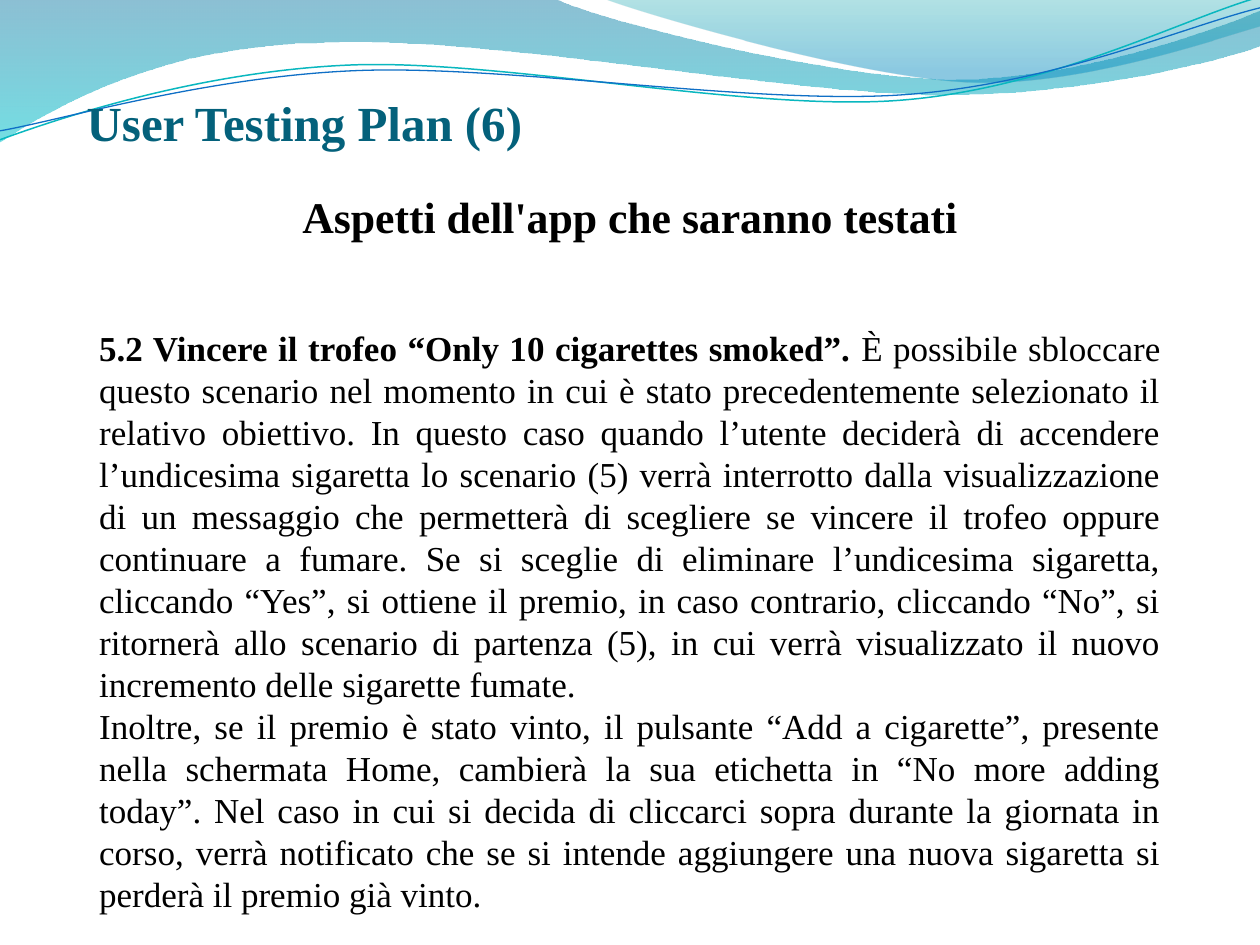
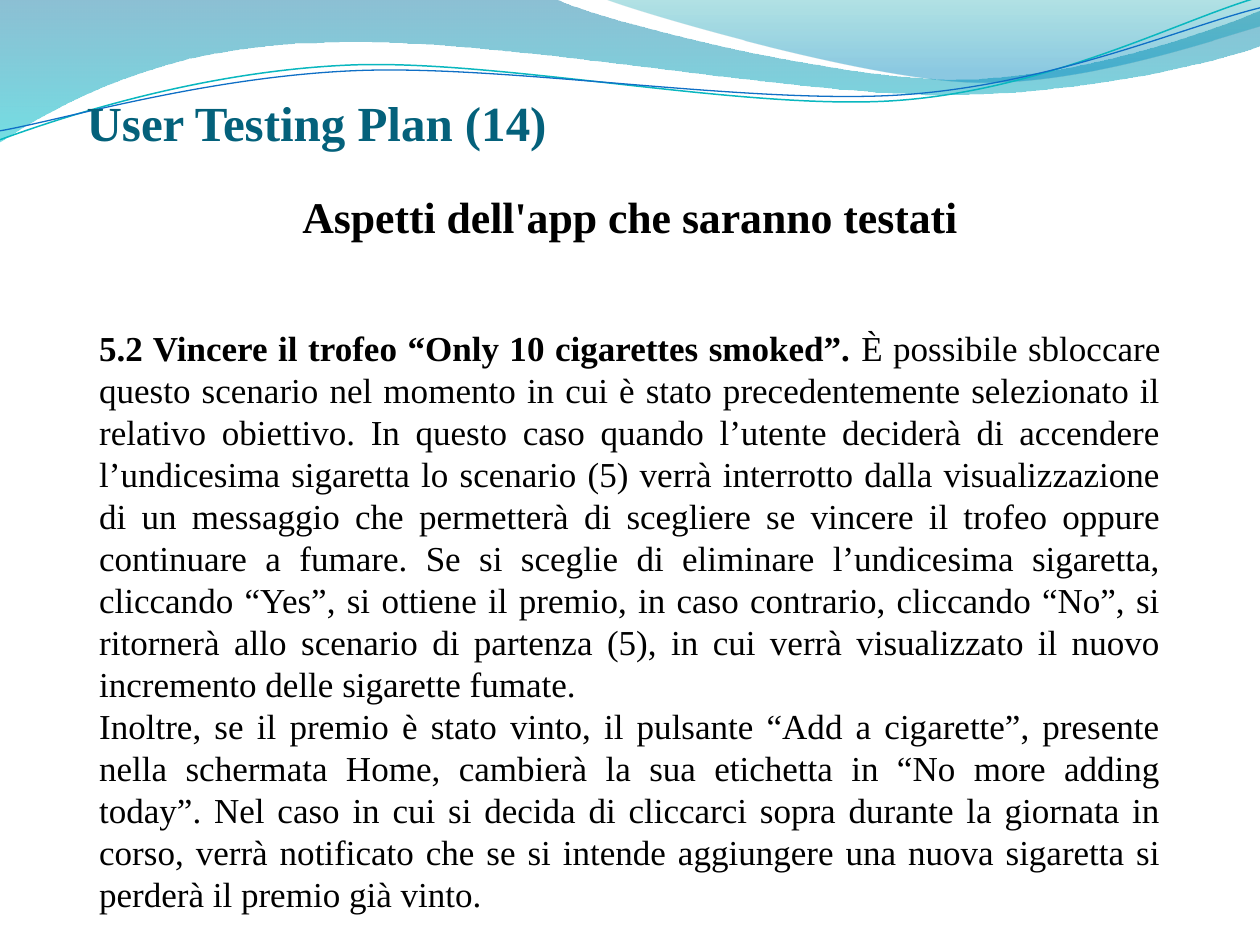
Before and after one commit to giusmastro91/Cognitive-systems, a slide deck: slide 19 of Prova_6/Leone_Mastrosimone_PresentazioneProgetto.pptx. Drawn at 1260x945 pixels with LibreOffice and Linux fonts; fonts in the diff are those of the drawing; background and template pictures are left out. Boxes give left, top, right and bottom in pixels: in the first picture for what was removed or moved away, otherwise in the second. Text is boxed around its words. In the diff, an @@ line names an element or a change of style, - is before the commit and + after.

```diff
--- a/Prova_6/Leone_Mastrosimone_PresentazioneProgetto.pptx
+++ b/Prova_6/Leone_Mastrosimone_PresentazioneProgetto.pptx
@@ title at (87, 103, 547, 151): text changed @@
-User Testing Plan (6)
+User Testing Plan (14)
```
Also in this commit, not shown: 12 other slides changed.
